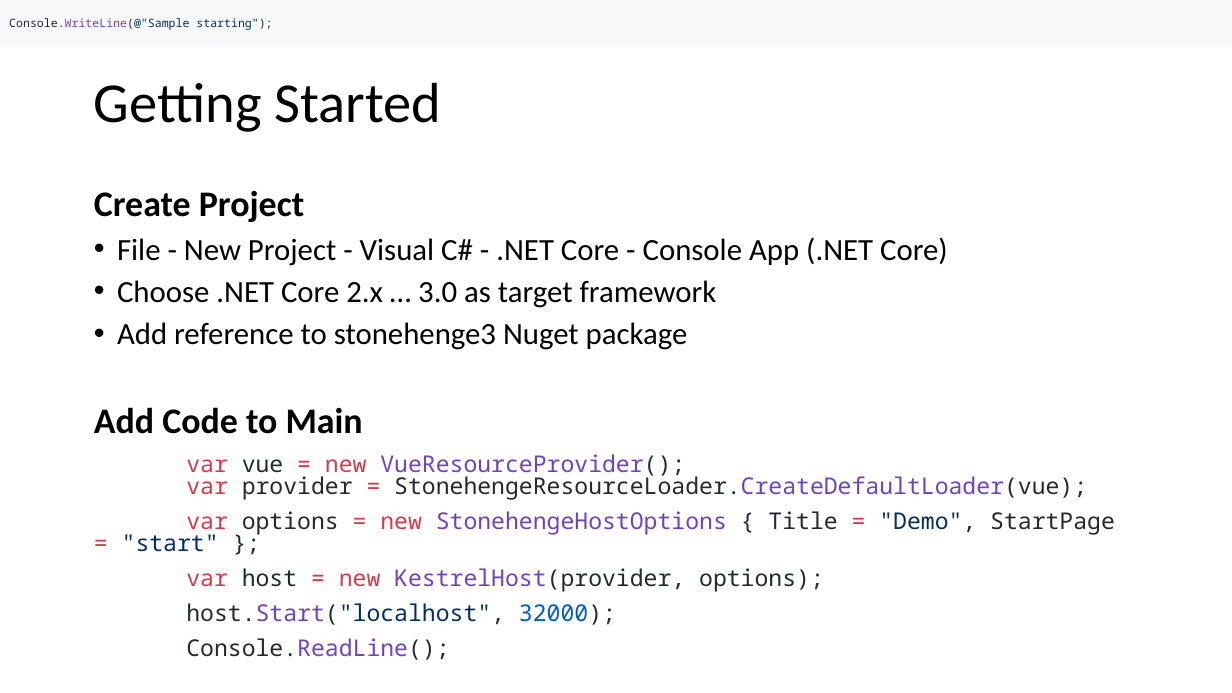
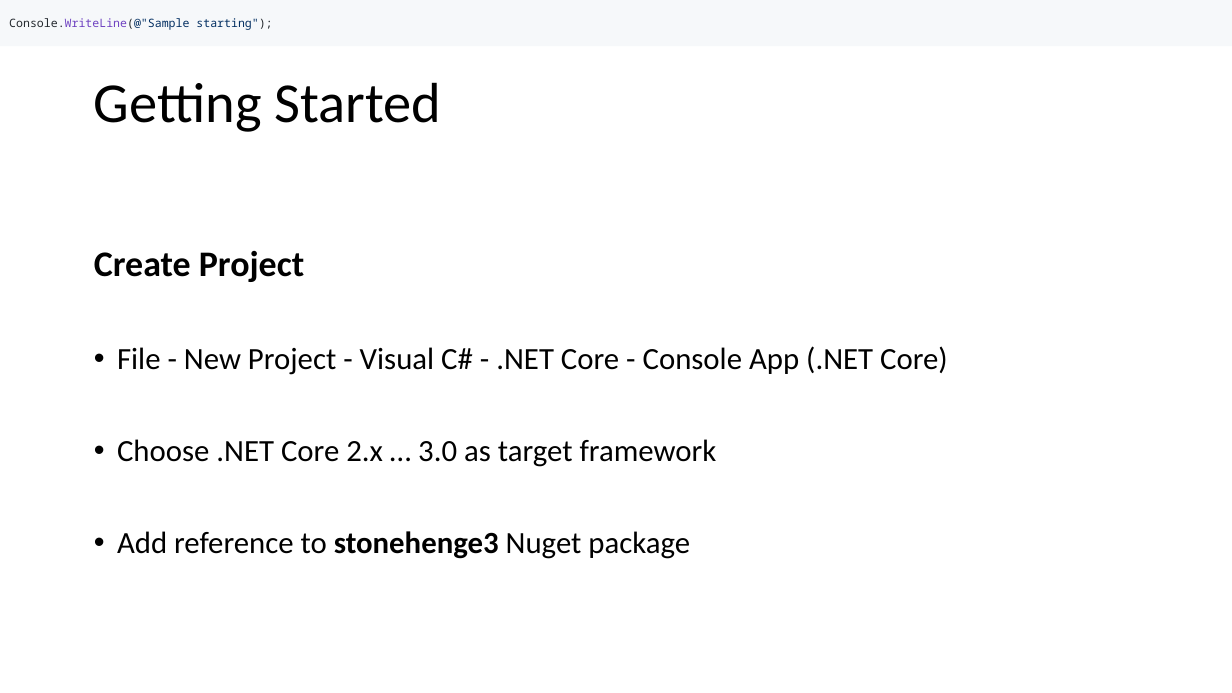
Before and after one commit to FrankPfattheicher/stonehenge.Chromely, a slide deck: slide 14 of stonehengeChromely.pptx (slide 12 before the commit). Drawn at 1232x693 pixels with LibreOffice and Linux fonts; fonts in the diff are those of the drawing. Boxes give left, top, right and bottom in pixels: in the first picture for what was removed or moved away, otherwise in the second. Text is boxed around its words. In the diff, an @@ line names an element or a change of style, - is before the commit and + after.

```diff
--- a/stonehengeChromely.pptx
+++ b/stonehengeChromely.pptx
@@ text "Create Project" at <box>94,251,948,559</box>: bold on in "stonehenge3"; line spacing 0.8 to 0.9 @@
@@ text at <box>94,407,1115,660</box>: paragraphs removed @@
-Add Code to Main
-var vue = new VueResourceProvider();
-var provider = StonehengeResourceLoader.CreateDefaultLoader(vue);
-var options = new StonehengeHostOptions { Title = "Demo", StartPage = "start" };
-var host = new KestrelHost(provider, options);
-host.Start("localhost", 32000);
-Console.ReadLine();
```
Also in this commit, not shown: 17 other slides changed, 10 slides added, 1 other file.
